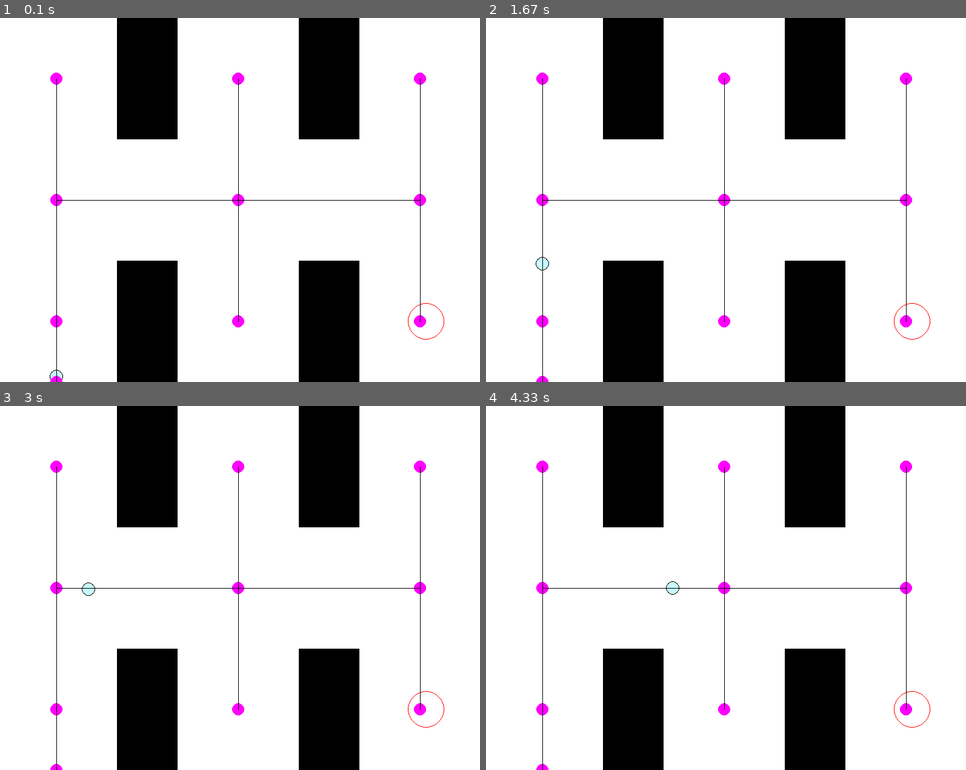
Above: before the commit, frames 1-4 (two rows, left to right).
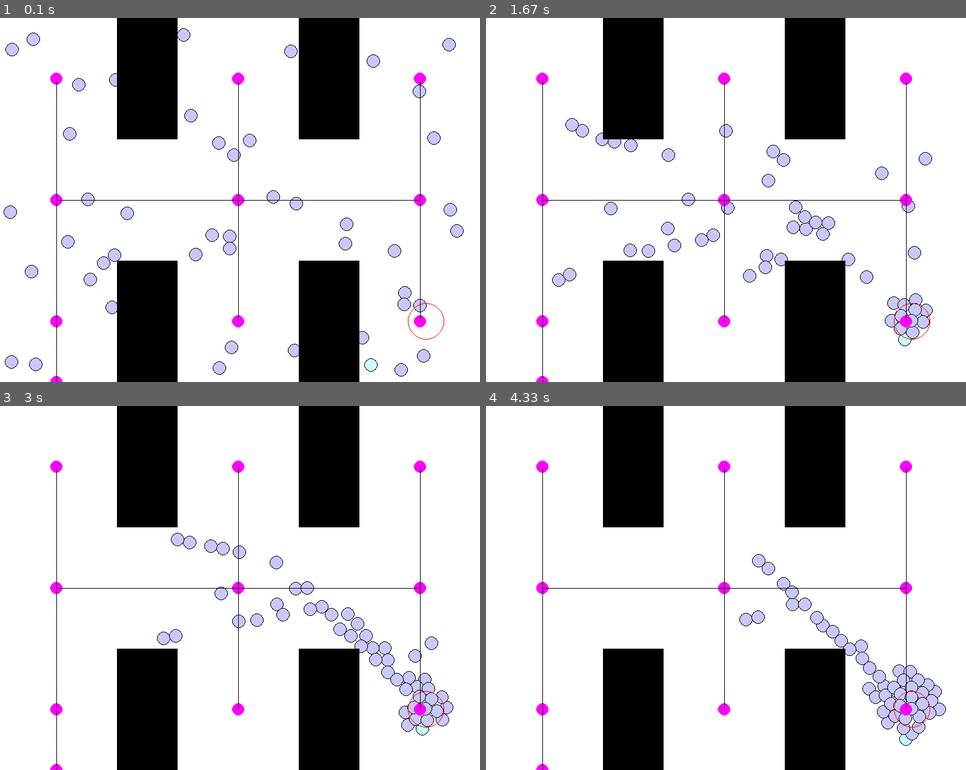
Above: after the commit, the same moments.

Repository: vicalbiter/crsim
Game: pygame game, started from main.py
Same seed, same stepped clock (60 frames per second), same inputs: the game is played once before the commit and once after it.
Inputs (mouse positions are in pixels of both pictures, inside the frame that each line leads up to):
- Up to frame 1 (0.1 s): no input
- Up to frame 2 (1.67 s): click (726, 200) at 0.38 s
- Up to frame 3 (3 s): no input
- Up to frame 4 (4.33 s): no input

The runs differ from the first frame. In frame 1, 3.6% of the frame differs, in the area x 0-97%, y 2-100%; in frame 2, 3.7%, in the area x 10-94%, y 27-91%; in frame 3, 3.6%; in frame 4, 3.3%.

Commit message:
Add functionality to skip goal when next goal is reachable

Diff:
--- a/geometry.py
+++ b/geometry.py
@@ -26,7 +26,7 @@
 def getIntersection(line1, line2):
     x = (line2.ord - line1.ord) * 1.0/ (line1.slope - line2.slope)
     y = (line1.slope * x * 1.0) + line1.ord
-    print (x, y)
+    #print (x, y)
     return pointIsContainedInSegment(line1, x, y) and pointIsContainedInSegment(line2, x, y)
 
 def pointIsContainedInSegment(line, x, y):
--- a/main.py
+++ b/main.py
@@ -7,7 +7,7 @@
 from random import uniform
 
 class Agent:
-    def __init__(self, width):
+    def __init__(self, width, obstaclesR):
         #self.prevpos = Vector(0, 0)
         self.id = 0
         self.pos = Vector2(0, 0)
@@ -16,10 +16,25 @@
         self.goalStack = []
         self.goal = None
         self.priority = 0
+        self.obstacles = obstaclesR
+        self.lineToTNextGoal = Line(Point(0, 0), Point(0, 0))
 
     # Go to target at a certain speed
+    # If the agent can see its next target directly (i.e. there are no obstacles
+    # in between), pop the current action from the BS
     def goToTarget(self, target, speed):
         dir = Vector2(target - self.pos)
+        if len(self.goalStack) != 0:
+            nextGoal = self.goalStack[len(self.goalStack) - 1]
+            self.lineToNextGoal = Line(Point(self.pos.x, self.pos.y), Point(nextGoal[1].x, nextGoal[1].y))
+            for r in range(len(self.obstacles)):
+                result = getIntersectionLR(self.lineToNextGoal, self.obstacles[r])
+                if result == True:
+                    break;
+                else:
+                    if r == len(self.obstacles) - 1:
+                        self.goal = self.goalStack.pop()
+            #l = Line(Point(pos.x, pos.y), Point())
         if dir.length() > 3:
             self.pos = self.pos + speed*dir.normalize()
         else:
@@ -90,12 +105,12 @@
         self.pos = pos
 
 class AgentGroup:
-    def __init__(self, n, w, h, navgraph):
+    def __init__(self, n, w, h, navgraph, obstaclesR):
         self.agents = []
         for i in range(n):
-            a = Agent(int(uniform(10,10)))
-            a.pos = Vector2(100, 600)
-            #a.pos = Vector2(uniform(0, w), uniform(0, h))
+            a = Agent(int(uniform(10,10)), obstaclesR)
+            #a.pos = Vector2(100, 600)
+            a.pos = Vector2(uniform(0, w), uniform(0, h))
             #a.prevpos = Vector2(a.pos.x, a.pos.y)
             #a.pos = Vector2(uniform(300, 500), uniform(200, 400))
             #a.target = Vector2(uniform(0, w), uniform(0, h))
@@ -155,6 +170,9 @@
             pygame.draw.circle(screen, (255,0,0), (int(a.target.x), int(a.target.y)), 30, 1)
             pygame.draw.circle(screen, (0,0,0), (int(a.pos.x), int(a.pos.y)), a.width+1)
 
+            #pygame.draw.line(screen, (0,255,255), (a.lineToNextGoal.p1.x, a.lineToNextGoal.p1.y),
+            #(a.lineToNextGoal.p2.x, a.lineToNextGoal.p2.y), 5)
+
             # Distinguish between the selected agent and the other ones
             if a == self.selected:
                 pygame.draw.circle(screen, (200,250,255), (int(a.pos.x), int(a.pos.y)), a.width)
@@ -208,10 +226,13 @@
         obstacles = [Rect(200, 0, 100, 200), Rect(500, 0, 100, 200),
         Rect(200, 400, 100, 200), Rect(500, 400, 100, 200)]
 
+        obstaclesR = [Rectangle(200, 0, 100, 200), Rectangle(500, 0, 100, 200),
+        Rectangle(200, 400, 100, 200), Rectangle(500, 400, 100, 200)]
+
         self.navgraph = NavGraph(adjmatrix, gpoints, obstacles)
 
         # Initiliaze list of agents
-        self.agents = AgentGroup(1, self.w, self.h, self.navgraph)
+        self.agents = AgentGroup(50, self.w, self.h, self.navgraph, obstaclesR)
 
         # Open a file to save all the agent's positions in real time
         self.f = open("tets.txt", "w")
Not shown, changed: geometry.pyc
